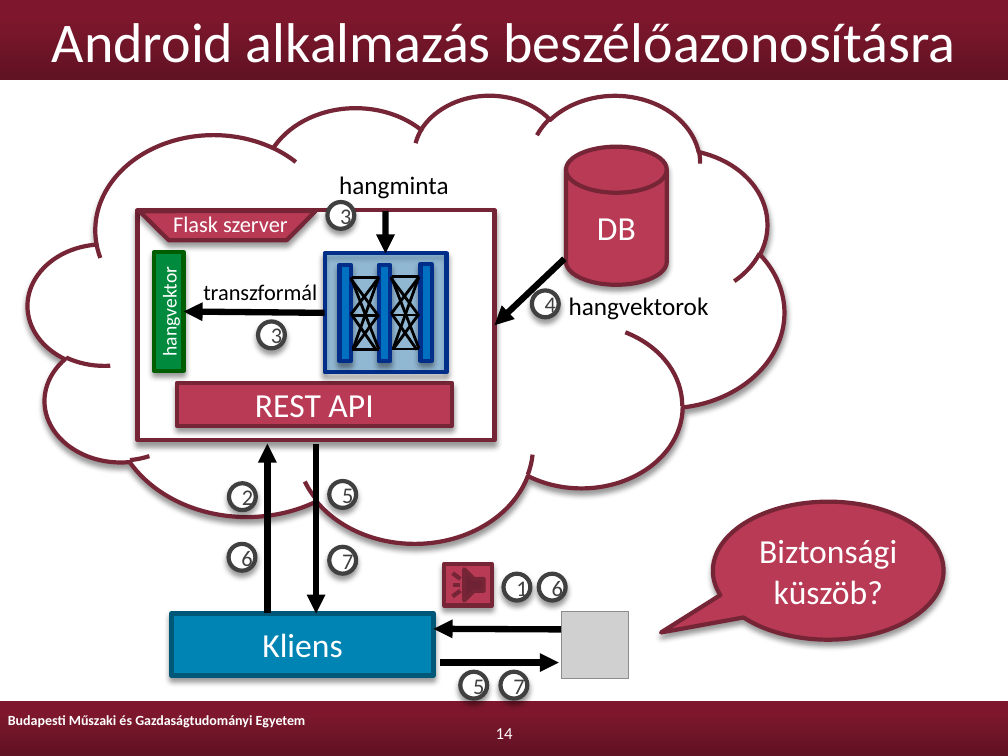
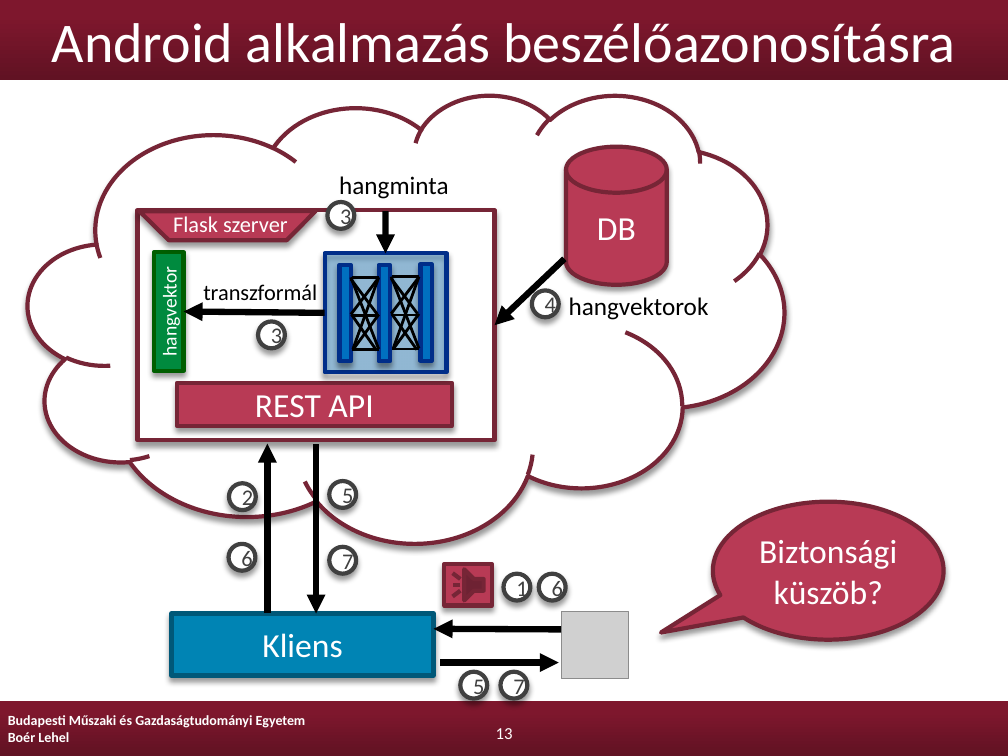
Before and after one commit to Lehel44/diploma, a slide deck: slide 13 of boer-lehel-msc-diplomaterv-prezentacio.pptx (slide 14 before the commit). Drawn at 1008x756 pixels with LibreOffice and Linux fonts; fonts in the diff are those of the drawing; grey boxes stand for pictures; background and template pictures are left out. Boxes give left, top, right and bottom in pixels: in the first picture for what was removed or moved away, otherwise in the second. Text is boxed around its words. In the diff, an @@ line names an element or a change of style, - is before the commit and + after.

```diff
--- a/boer-lehel-msc-diplomaterv-prezentacio.pptx
+++ b/boer-lehel-msc-diplomaterv-prezentacio.pptx
@@ text at (8,732,69,742): paragraph added @@
+Boér Lehel
@@ page number at (496,728,513,739): text changed @@
-14
+13
```
Also in this commit, not shown: 16 other slides changed, 1 slide added, 2 slides removed.
